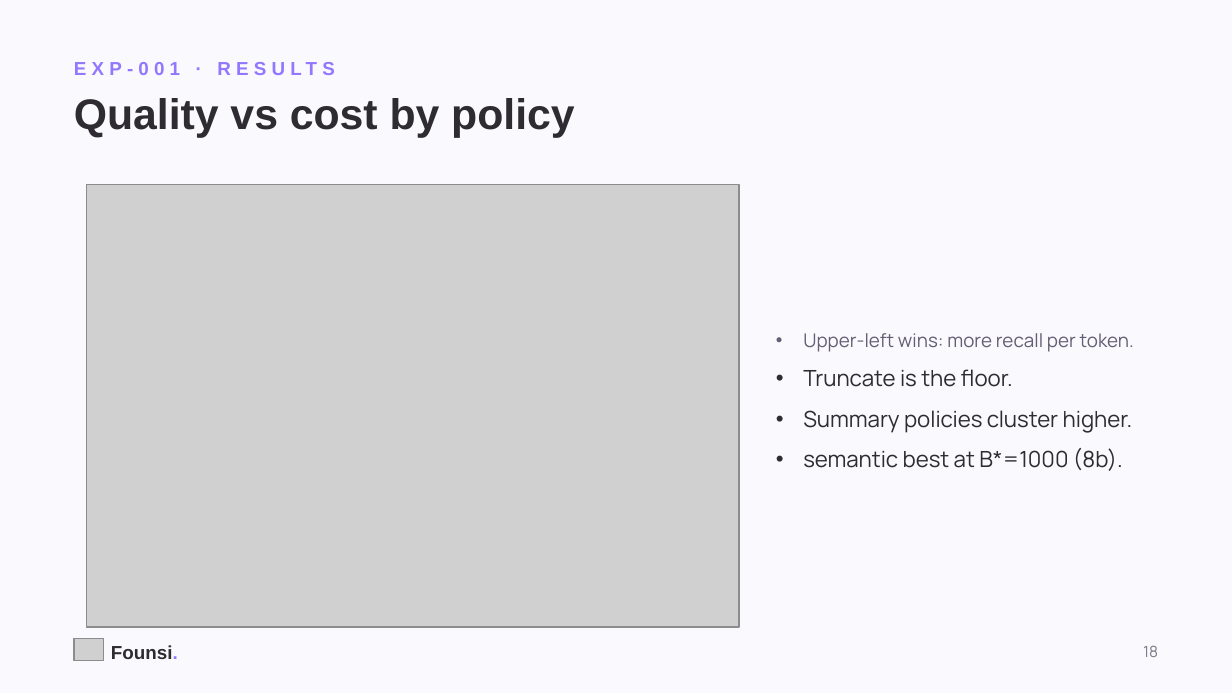
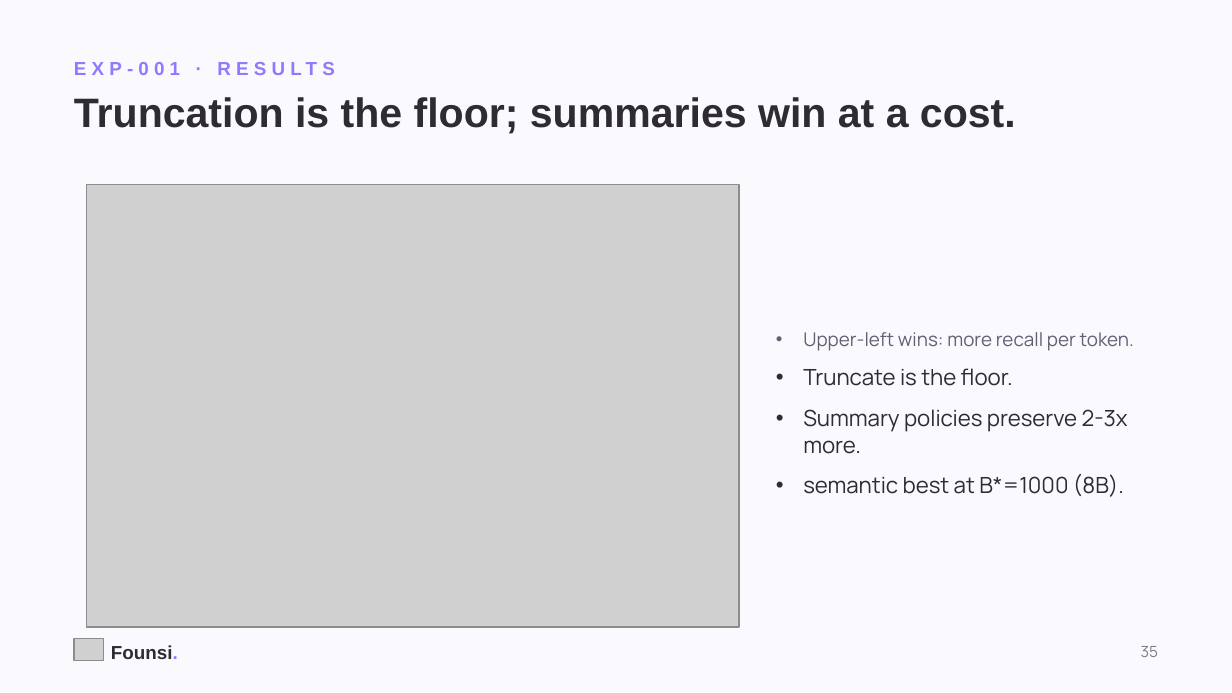
Before and after one commit to kanishkpatel1995/agent-harness, a slide deck: slide 35 of presentation/founsi-context-engineering.pptx (slide 18 before the commit). Drawn at 1232x693 pixels with LibreOffice and Linux fonts; fonts in the diff are those of the drawing; grey boxes stand for pictures. Boxes give left, top, right and bottom in pixels: in the first picture for what was removed or moved away, otherwise in the second. Text is boxed around its words. In the diff, an @@ line names an element or a change of style, - is before the commit and + after.

```diff
--- a/presentation/founsi-context-engineering.pptx
+++ b/presentation/founsi-context-engineering.pptx
@@ text at bbox=[74, 97, 1016, 134]: text changed; size 25 to 24 pt @@
-Quality vs cost by policy
+Truncation is the floor; summaries win at a cost.
@@ text at bbox=[803, 409, 1128, 497]: text changed @@
-• Summary policies cluster higher.
-• semantic best at B*=1000 (8b).
+• Summary policies preserve 2-3x more.
+• semantic best at B*=1000 (8B).
@@ text at bbox=[1141, 646, 1158, 657]: text changed @@
-18
+35
```
Also in this commit, not shown: 15 other slides changed, 24 slides added, 12 slides removed, 1 other file.
